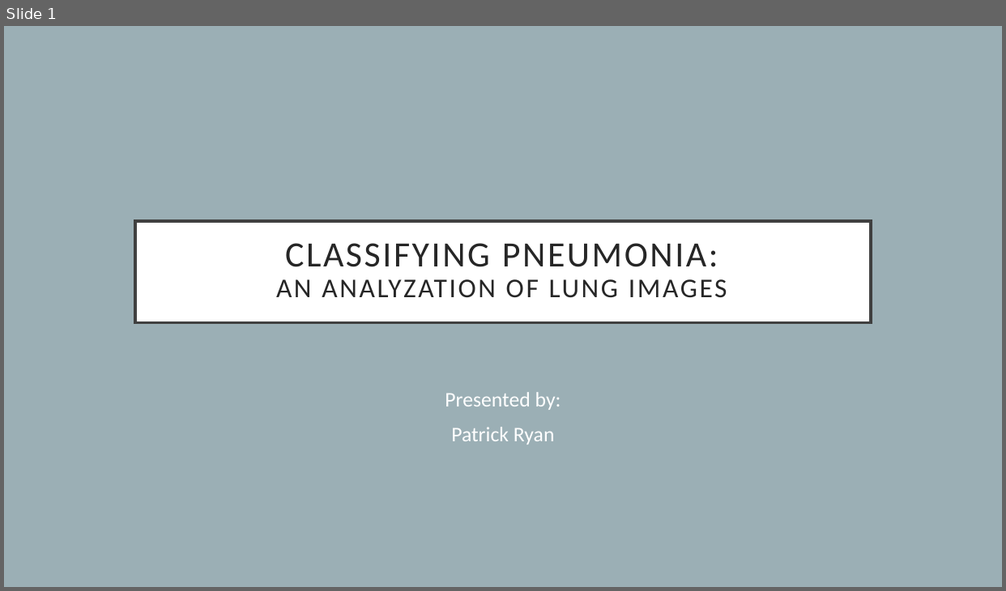
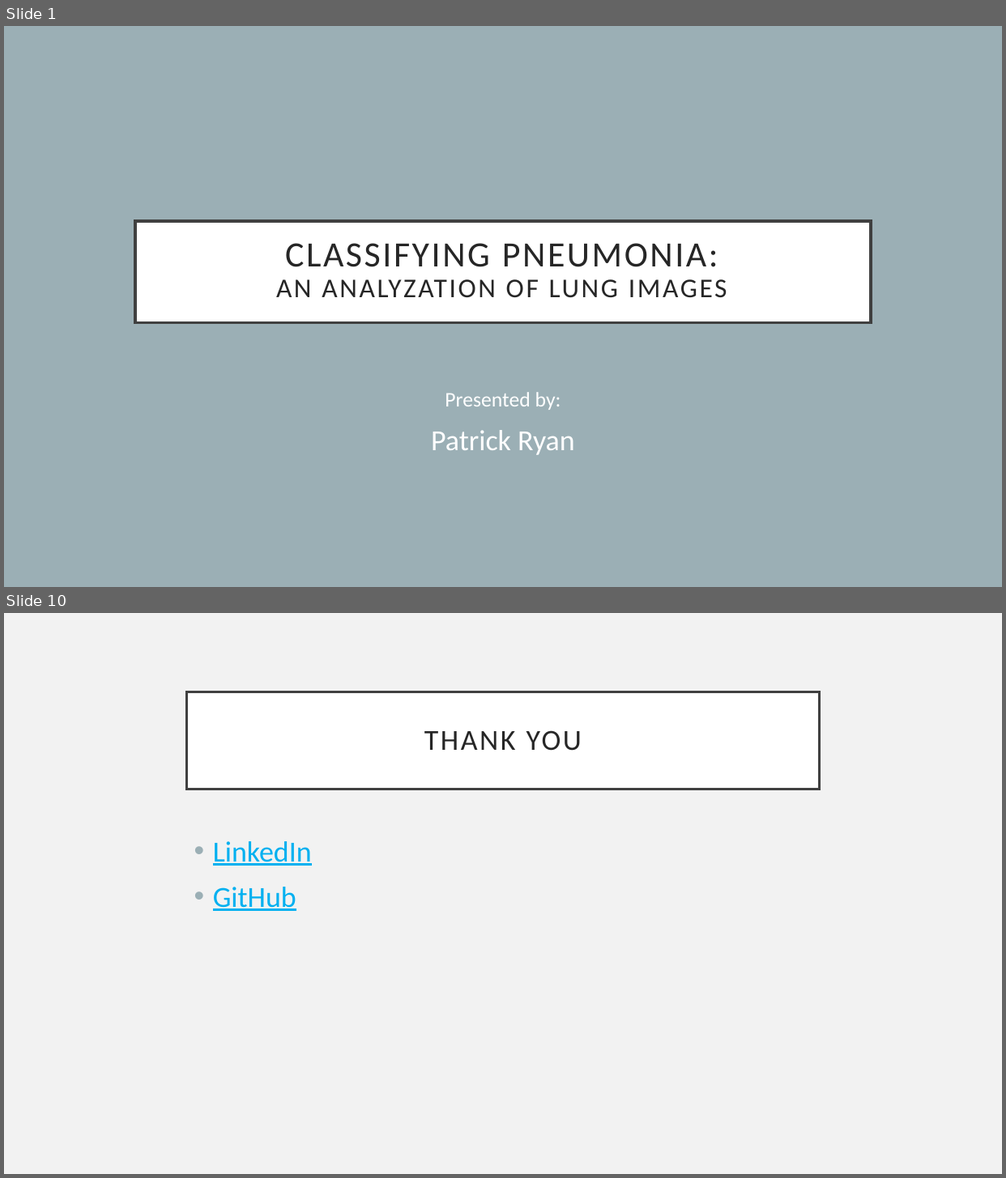
Before and after one commit to PattiCakes59/Chest-X-Ray-Examination, a slide deck: PneumoniaPresentation.pptx. Shown one above the other, each under a label of ours: slide 1 before the commit, slides 1 and 10 after it; the slides between them are not shown. The pictures are 1006x591 and 1006x1178 pixels, drawn with LibreOffice and Linux fonts; fonts in the diff are those of the drawing. Boxes give left, top, right and bottom in pixels: in the first picture for what was removed or moved away, otherwise in the second. Text is boxed around its words. In the diff, an @@ line names an element or a change of style, - is before the commit and + after.

```diff
--- a/PneumoniaPresentation.pptx
+++ b/PneumoniaPresentation.pptx
@@ slide 10 added at (4,613,1002,1174), background #F2F2F2 @@
@@ title added at (187,692,819,789), fill #FFFFFF, outline #404040 2.5 pt, 28 pt, text #262626 @@
+THANK YOU
@@ text added at (213,841,312,911), 28 pt, text #00B0F0, underline @@
+• LinkedIn
+• GitHub
@@ slide 1 changed as well @@
@@ subtitle at (431,430,575,455): size 20 to 28 pt in "Patrick Ryan" @@
```
Also in this commit, not shown: 4 other slides changed, 4 other slides added, 4 slides removed.
